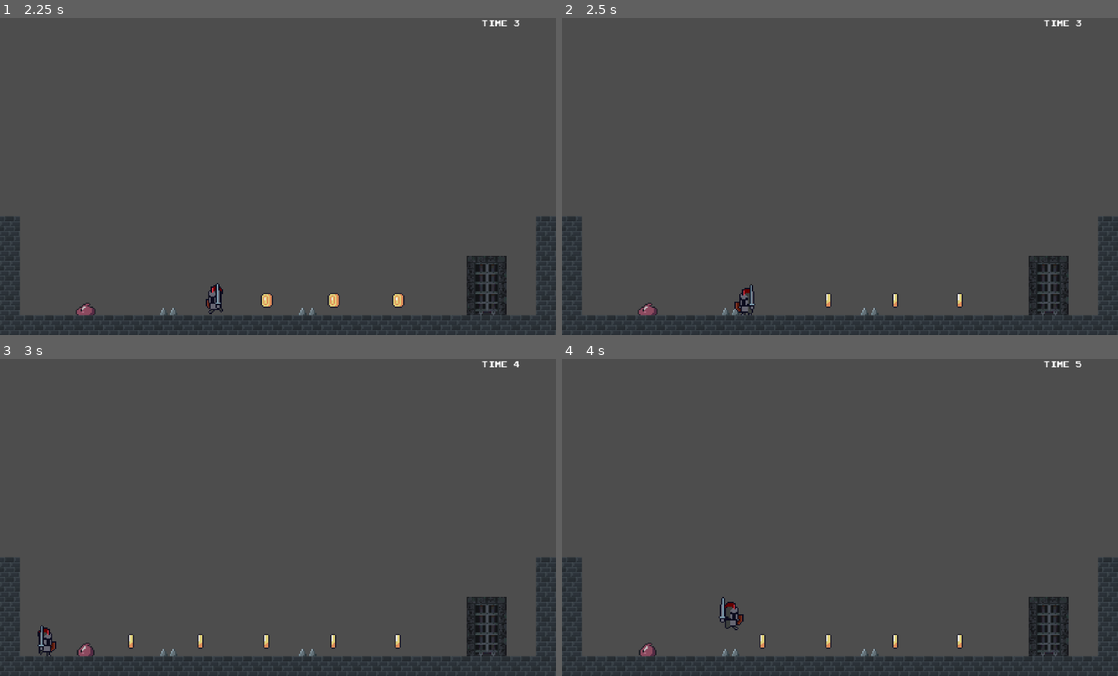
Above: before the commit, frames 1-4 (two rows, left to right).
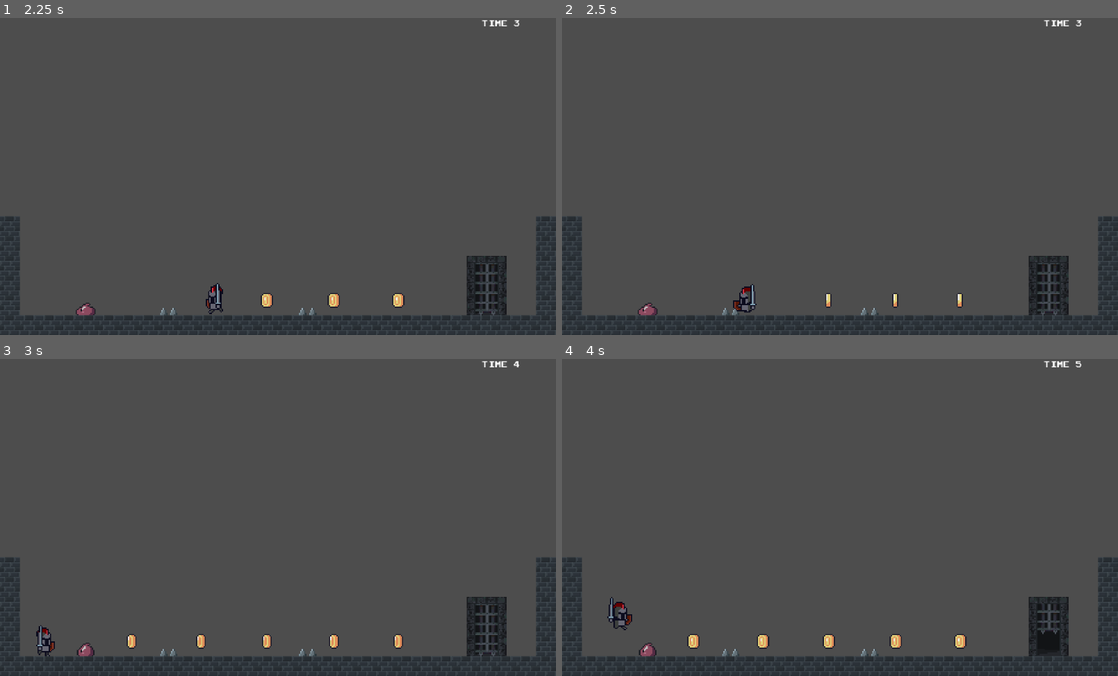
Above: after the commit, the same moments.

Repository: rubengm82/knight-hop
Game: Godot game, scene res://src/stages/main_scene.tscn
The game is run twice, just before and just after one commit, with the same random seed, the same clock (stepped at 60 frames per second) and the same inputs. Sound files missing from this copy of the repository are replaced by a short silence.
Inputs:
- Up to frame 1 (2.25 s): hold Right (move_right) 0.53-2.03 s; tap Space (move_jump) at 0.77, 1.52 s; hold Left (move_left) from 2.03 s (still down)
- Up to frame 2 (2.5 s): keep holding Left (move_left)
- Up to frame 3 (3 s): release Left (move_left) at 2.78 s; hold Right (move_right) from 2.78 s (still down)
- Up to frame 4 (4 s): keep holding Right (move_right); tap Space (move_jump) at 3.02, 3.77 s

Frame 1 is identical in both runs. In frame 2, 0.2% of the frame differs, in the area x 30-35%, y 84-94%; in frame 3, 0.4%; in frame 4, 1.2%, in the area x 8-90%, y 75-94%.

Commit message:
Correcion de los collider polygon en su tamaño de los pinchos. Al tocar enemigos en layer-2 ya reinicia tambien el nivel.

Diff:
--- a/assets/graphics/tilesets/dungeon_01.tres
+++ b/assets/graphics/tilesets/dungeon_01.tres
@@ -14,30 +14,30 @@
 2:0/0/physics_layer_2/polygon_0/points = PackedVector2Array(-8, -8, 8, -8, 8, 0, -8, 0)
 2:0/0/physics_layer_2/polygon_0/one_way = true
 3:0/0 = 0
-3:0/0/physics_layer_1/polygon_0/points = PackedVector2Array(-8, -8, 0, -8, -4, 0)
-3:0/0/physics_layer_1/polygon_1/points = PackedVector2Array(8, -8, 4, 0, 0, -8)
+3:0/0/physics_layer_1/polygon_0/points = PackedVector2Array(-6.6666665, -8, -1.333333, -8, -4, -1.333333)
+3:0/0/physics_layer_1/polygon_1/points = PackedVector2Array(6.666667, -8, 4, -1.333333, 1.333334, -8)
 0:1/0 = 0
 0:1/0/physics_layer_0/polygon_0/points = PackedVector2Array(-8, -8, 0, -8, 0, 8, -8, 8)
-0:1/0/physics_layer_1/polygon_0/points = PackedVector2Array(0, -8, 8, -4, 0, 0)
-0:1/0/physics_layer_1/polygon_1/points = PackedVector2Array(0, 8, 0, 0, 8, 4)
+0:1/0/physics_layer_1/polygon_0/points = PackedVector2Array(0, -6.6666665, 6.666667, -4, 0, -1.333333)
+0:1/0/physics_layer_1/polygon_1/points = PackedVector2Array(0, 6.666667, 0, 1.333334, 6.666667, 4)
 1:1/0 = 0
 1:1/0/physics_layer_0/polygon_0/points = PackedVector2Array(0, -8, 0, 8, 8, 8, 8, -8)
-1:1/0/physics_layer_1/polygon_0/points = PackedVector2Array(0, -8, -8, -4, 0, 0)
-1:1/0/physics_layer_1/polygon_1/points = PackedVector2Array(0, 8, -8, 4, 0, 0)
+1:1/0/physics_layer_1/polygon_0/points = PackedVector2Array(0, -6.6666665, -6.6666665, -4, 0, -1.333333)
+1:1/0/physics_layer_1/polygon_1/points = PackedVector2Array(0, 6.666667, -6.6666665, 4, 0, 1.333334)
 2:1/0 = 0
-2:1/0/physics_layer_1/polygon_0/points = PackedVector2Array(-8, 8, -4, 0, 0, 8)
-2:1/0/physics_layer_1/polygon_1/points = PackedVector2Array(8, 8, 0, 8, 4, 0)
+2:1/0/physics_layer_1/polygon_0/points = PackedVector2Array(-6.6666665, 8, -4, 1.333334, -1.333333, 8)
+2:1/0/physics_layer_1/polygon_1/points = PackedVector2Array(6.666667, 8, 1.333334, 8, 4, 1.333334)
 3:1/0 = 0
 3:1/0/physics_layer_0/polygon_0/points = PackedVector2Array(-8, 0, 8, 0, 8, 8, -8, 8)
-3:1/0/physics_layer_1/polygon_0/points = PackedVector2Array(-8, 0, 0, 0, -4, -8)
-3:1/0/physics_layer_1/polygon_1/points = PackedVector2Array(8, 0, 0, 0, 4, -8)
+3:1/0/physics_layer_1/polygon_0/points = PackedVector2Array(-6.6666665, 0, -1.333333, 0, -4, -6.6666665)
+3:1/0/physics_layer_1/polygon_1/points = PackedVector2Array(6.666667, 0, 1.333334, 0, 4, -6.6666665)
 0:2/0 = 0
 0:2/0/physics_layer_0/polygon_0/points = PackedVector2Array(-8, -8, 8, -8, 8, 0, -8, 0)
 0:2/0/physics_layer_1/polygon_0/points = PackedVector2Array(-8, 0, 0, 0, -4, 8)
 0:2/0/physics_layer_1/polygon_1/points = PackedVector2Array(8, 0, 0, 0, 4, 8)
 1:2/0 = 0
-1:2/0/physics_layer_1/polygon_0/points = PackedVector2Array(-8, -8, 0, -4, -8, 0)
-1:2/0/physics_layer_1/polygon_1/points = PackedVector2Array(-8, 8, 0, 4, -8, 0)
+1:2/0/physics_layer_1/polygon_0/points = PackedVector2Array(-8, -6.6666665, -1.333333, -4, -8, -1.333333)
+1:2/0/physics_layer_1/polygon_1/points = PackedVector2Array(-8, 6.666667, -1.333333, 4, -8, 1.333334)
 0:3/0 = 0
 0:3/0/physics_layer_0/polygon_0/points = PackedVector2Array(-8, -8, 8, -8, 8, 8, -8, 8)
 1:3/0 = 0
@@ -45,8 +45,8 @@
 2:3/0 = 0
 3:3/0 = 0
 2:2/0 = 0
-2:2/0/physics_layer_1/polygon_0/points = PackedVector2Array(8, -8, 0, -4, 8, 0)
-2:2/0/physics_layer_1/polygon_1/points = PackedVector2Array(8, 8, 0, 4, 8, 0)
+2:2/0/physics_layer_1/polygon_0/points = PackedVector2Array(8, -6.6666665, 1.333334, -4, 8, -1.333333)
+2:2/0/physics_layer_1/polygon_1/points = PackedVector2Array(8, 6.666667, 1.333334, 4, 8, 1.333334)
 3:2/0 = 0
 3:2/0/physics_layer_0/polygon_0/points = PackedVector2Array(-8, -8, 8, -8, 8, 8, -8, 8)
 
--- a/src/knight/knight.gd
+++ b/src/knight/knight.gd
@@ -2,7 +2,7 @@
 
 @onready var animation: AnimatedSprite2D = $Animation
 @onready var audio_jump: AudioStreamPlayer = $AudioPlayer_jump
-@onready var area2d: Area2D = $Area2D
+@onready var area2d: Area2D = $Area2D_Damage
 
 # CONSTANTS
 const SPEED := 100.0					# Velocidad de su movimiento horizontal
--- a/src/knight/knight.tscn
+++ b/src/knight/knight.tscn
@@ -194,10 +194,10 @@
 }]
 
 [sub_resource type="RectangleShape2D" id="RectangleShape2D_o53dj"]
-size = Vector2(10, 20)
+size = Vector2(8, 19)
 
 [sub_resource type="RectangleShape2D" id="RectangleShape2D_aqevv"]
-size = Vector2(10, 20)
+size = Vector2(10, 21)
 
 [node name="Knight" type="CharacterBody2D" unique_id=1393028123 groups=["knight"]]
 collision_mask = 17
@@ -209,19 +209,19 @@
 animation = &"idle"
 
 [node name="Collision" type="CollisionShape2D" parent="." unique_id=844355019]
-position = Vector2(0, -10)
+position = Vector2(0, -9.5)
 shape = SubResource("RectangleShape2D_o53dj")
 
 [node name="AudioPlayer_jump" type="AudioStreamPlayer" parent="." unique_id=1786569880]
 stream = ExtResource("3_o53dj")
 volume_db = -4.0
 
-[node name="Area2D" type="Area2D" parent="." unique_id=126679164]
+[node name="Area2D_Damage" type="Area2D" parent="." unique_id=126679164]
 collision_layer = 0
 collision_mask = 2
 
-[node name="CollisionShape2D" type="CollisionShape2D" parent="Area2D" unique_id=32923217]
-position = Vector2(0, -10)
+[node name="CollisionShape2D" type="CollisionShape2D" parent="Area2D_Damage" unique_id=32923217]
+position = Vector2(0, -9.5)
 shape = SubResource("RectangleShape2D_aqevv")
 
-[connection signal="body_entered" from="Area2D" to="." method="_on_area_2d_body_entered"]
+[connection signal="body_entered" from="Area2D_Damage" to="." method="_on_area_2d_body_entered"]
